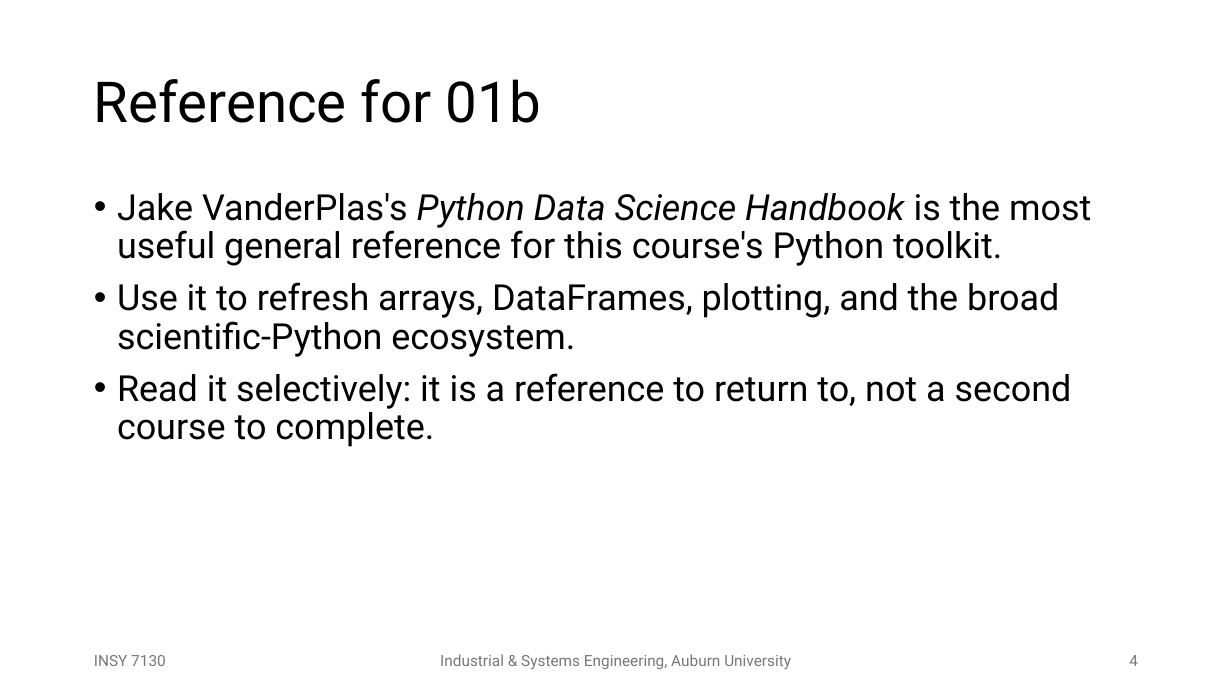
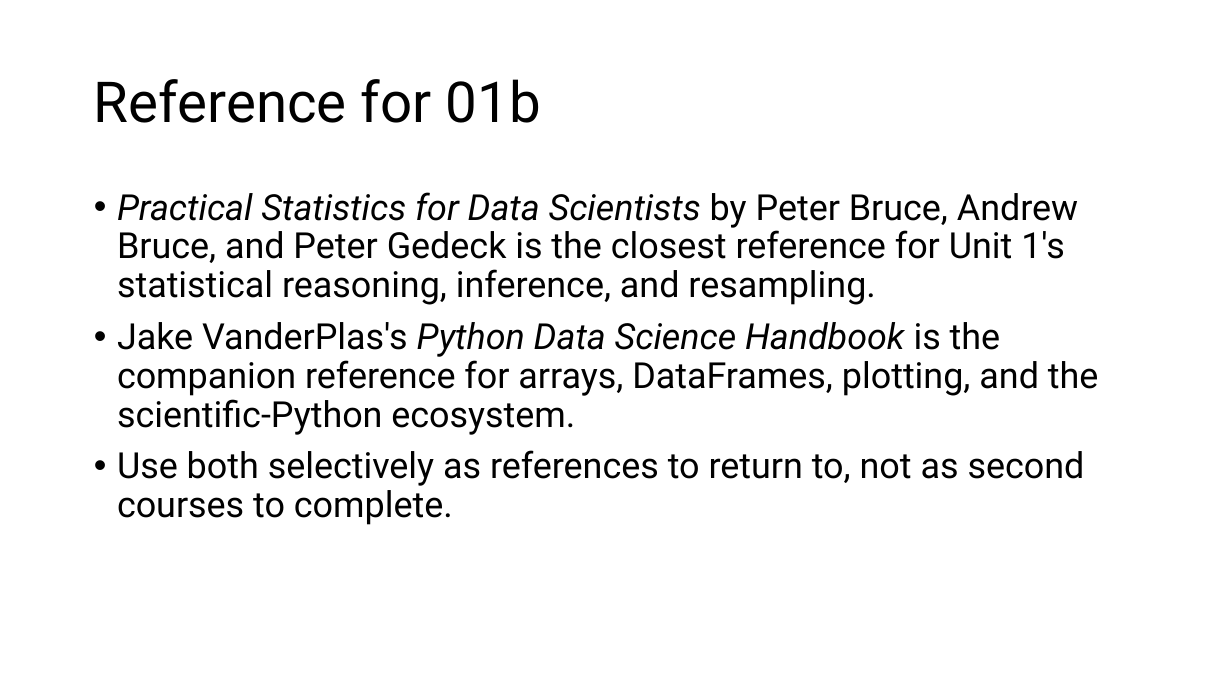
Before and after one commit to olearydj/INSY7130, a slide deck: slide 4 of lectures/01b-reproducible-discovery/01b-reproducible-discovery-slides.pptx. Drawn at 1232x693 pixels with LibreOffice and Linux fonts; fonts in the diff are those of the drawing. Boxes give left, top, right and bottom in pixels: in the first picture for what was removed or moved away, otherwise in the second. Text is boxed around its words. In the diff, an @@ line names an element or a change of style, - is before the commit and + after.

```diff
--- a/lectures/01b-reproducible-discovery/01b-reproducible-discovery-slides.pptx
+++ b/lectures/01b-reproducible-discovery/01b-reproducible-discovery-slides.pptx
@@ text at <box>117,192,1099,525</box>: text changed @@
-• Jake VanderPlas's Python Data Science Handbook is the most useful general reference for this course's Python toolkit.
-• Use it to refresh arrays, DataFrames, plotting, and the broad scientific-Python ecosystem.
-• Read it selectively: it is a reference to return to, not a second course to complete.
+• Practical Statistics for Data Scientists by Peter Bruce, Andrew Bruce, and Peter Gedeck is the closest reference for Unit 1's statistical reasoning, inference, and resampling.
+• Jake VanderPlas's Python Data Science Handbook is the companion reference for arrays, DataFrames, plotting, and the scientific-Python ecosystem.
+• Use both selectively as references to return to, not as second courses to complete.
@@ text removed at <box>94,655,166,666</box> @@
-INSY 7130
@@ text removed at <box>440,654,791,669</box> @@
-Industrial & Systems Engineering, Auburn University
@@ page number removed at <box>1129,655,1138,666</box> @@
-4
```
Also in this commit, not shown: 6 other slides changed, 1 other file.
